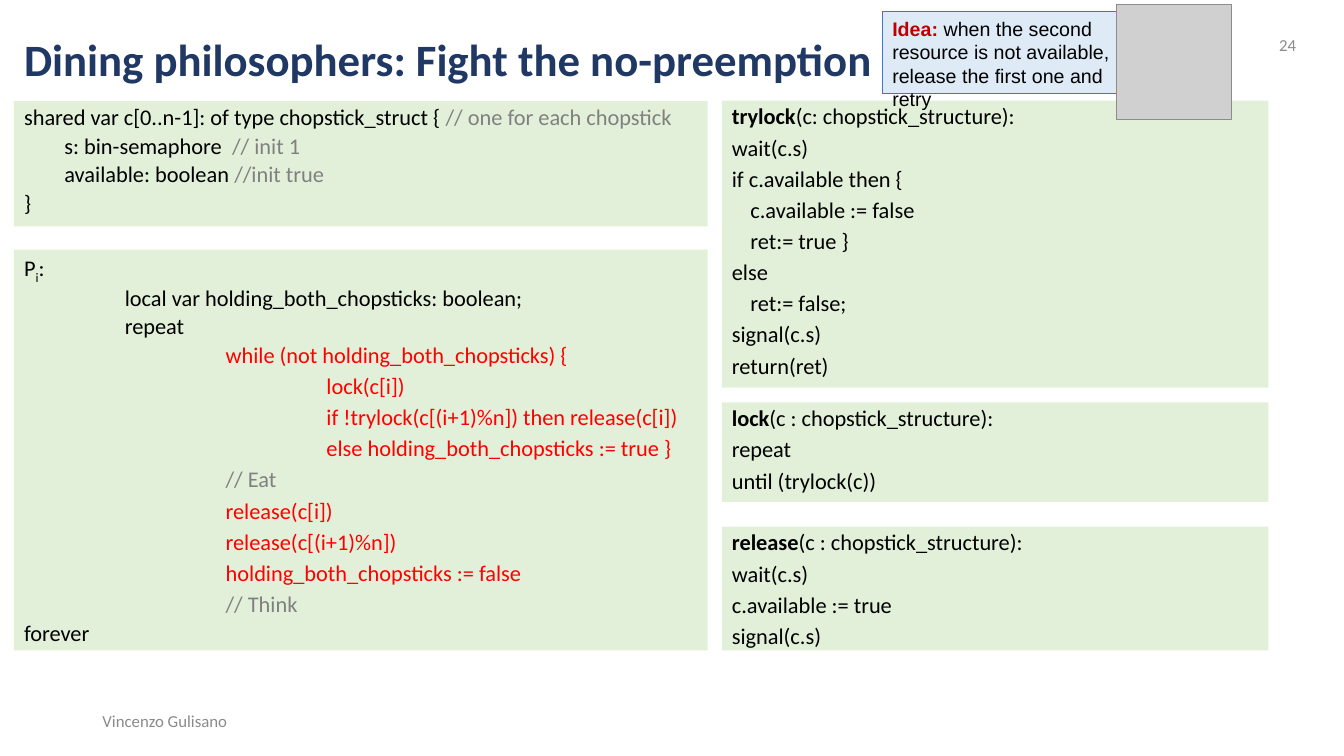
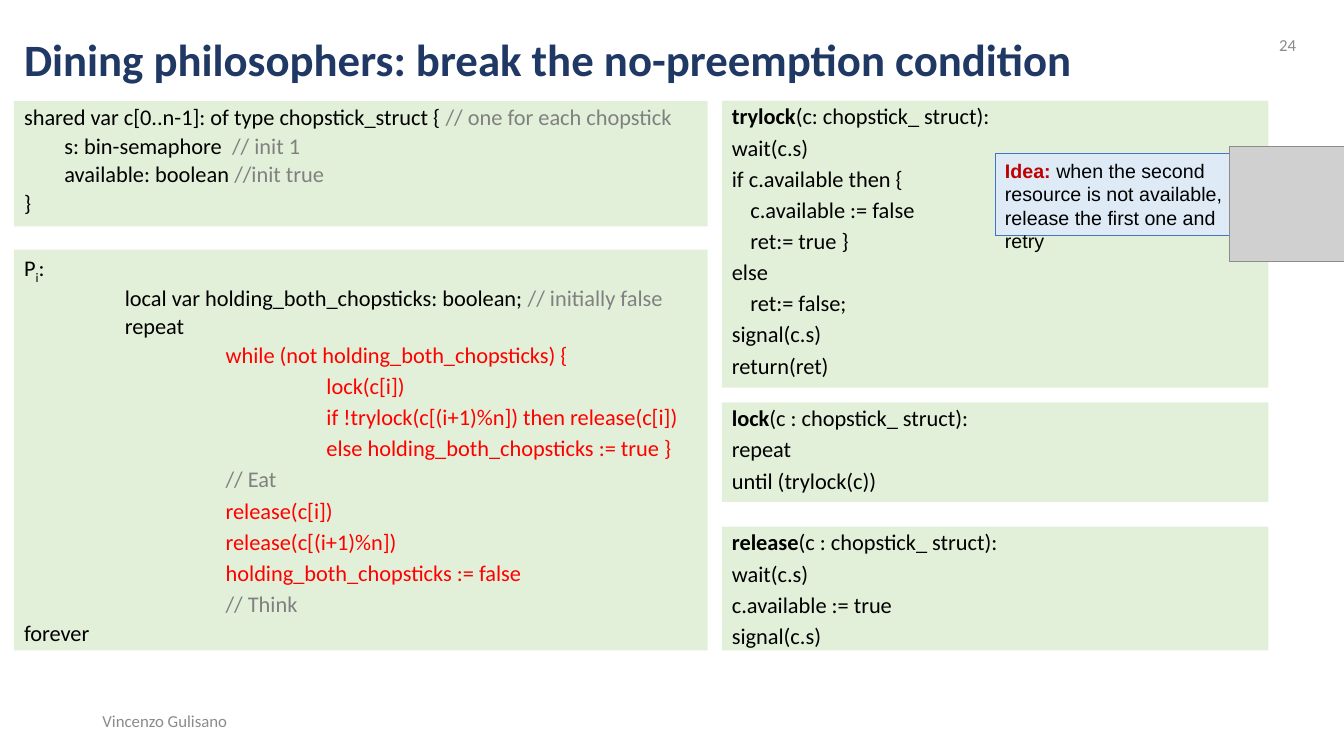
Before and after one commit to Josefgus/os_material, a slide deck: slide 24 of synchronization_part_2/synchronization_part_2.pptx. Drawn at 1344x756 pixels with LibreOffice and Linux fonts; fonts in the diff are those of the drawing; grey boxes stand for pictures. Boxes give left, top, right and bottom in pixels: in the first picture for what was removed or moved away, otherwise in the second. Text is boxed around its words. In the diff, an @@ line names an element or a change of style, - is before the commit and + after.

```diff
--- a/synchronization_part_2/synchronization_part_2.pptx
+++ b/synchronization_part_2/synchronization_part_2.pptx
@@ text at bbox=[24, 44, 1071, 84]: text changed @@
-Dining philosophers: Fight the no-preemption
+Dining philosophers: break the no-preemption condition
@@ text in rectangle at bbox=[732, 108, 989, 128]: text changed @@
-trylock(c: chopstick_structure):
+trylock(c: chopstick_ struct):
@@ picture: place and size @@
-picture at bbox=[1117, 4, 1232, 119]
+picture at bbox=[1229, 146, 1344, 261]
@@ rectangle "Idea: when the second resource ...": place and size @@
-rectangle "Idea: when the second resource ..." at bbox=[882, 12, 1156, 94]
+rectangle "Idea: when the second resource ..." at bbox=[995, 154, 1269, 236]
@@ text in rectangle at bbox=[125, 290, 662, 310]: text changed @@
-local var holding_both_chopsticks: boolean;
+local var holding_both_chopsticks: boolean; // initially false
@@ text in rectangle at bbox=[732, 410, 968, 430]: text changed @@
-lock(c : chopstick_structure):
+lock(c : chopstick_ struct):
@@ text in rectangle at bbox=[732, 534, 997, 554]: text changed @@
-release(c : chopstick_structure):
+release(c : chopstick_ struct):
```
Also in this commit, not shown: 31 other slides changed, 4 other files.
